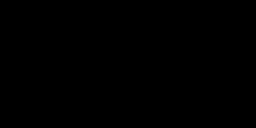
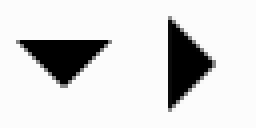
Layer changes from the first 256px x 128px image to the second:
painted on "Слой 0" over (x1=0, y1=0, x2=256, y2=128)
added layer "Слой 1" (1%) over (x1=0, y1=0, x2=256, y2=128)
